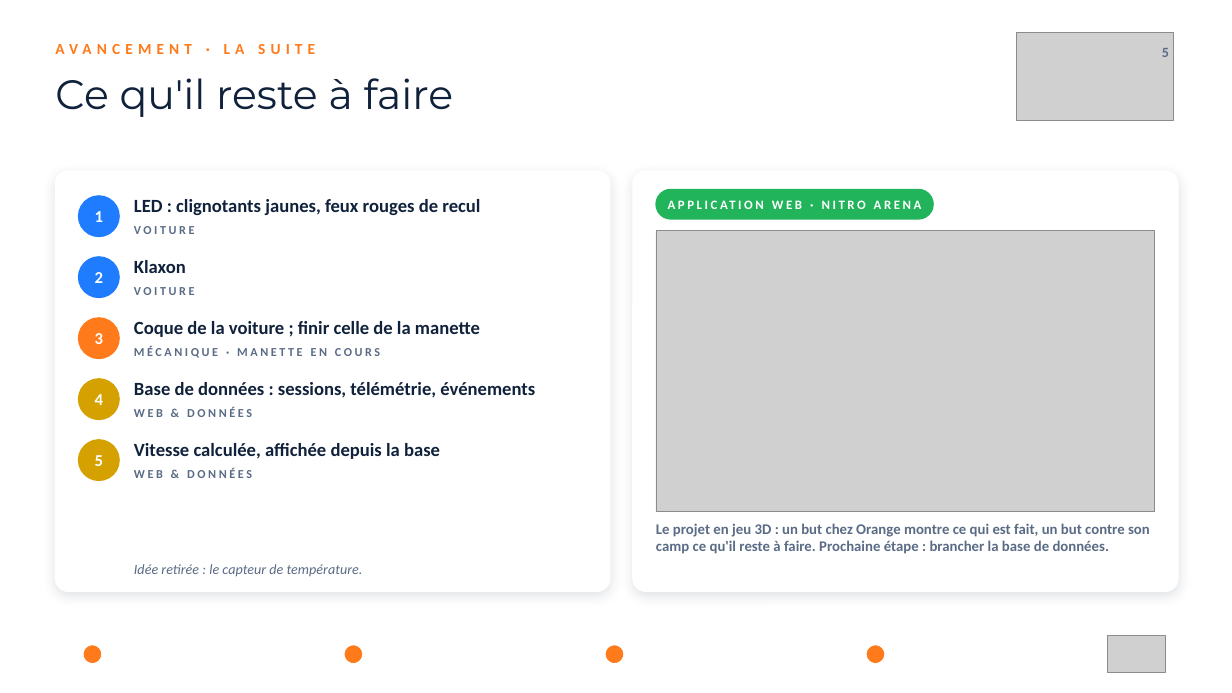
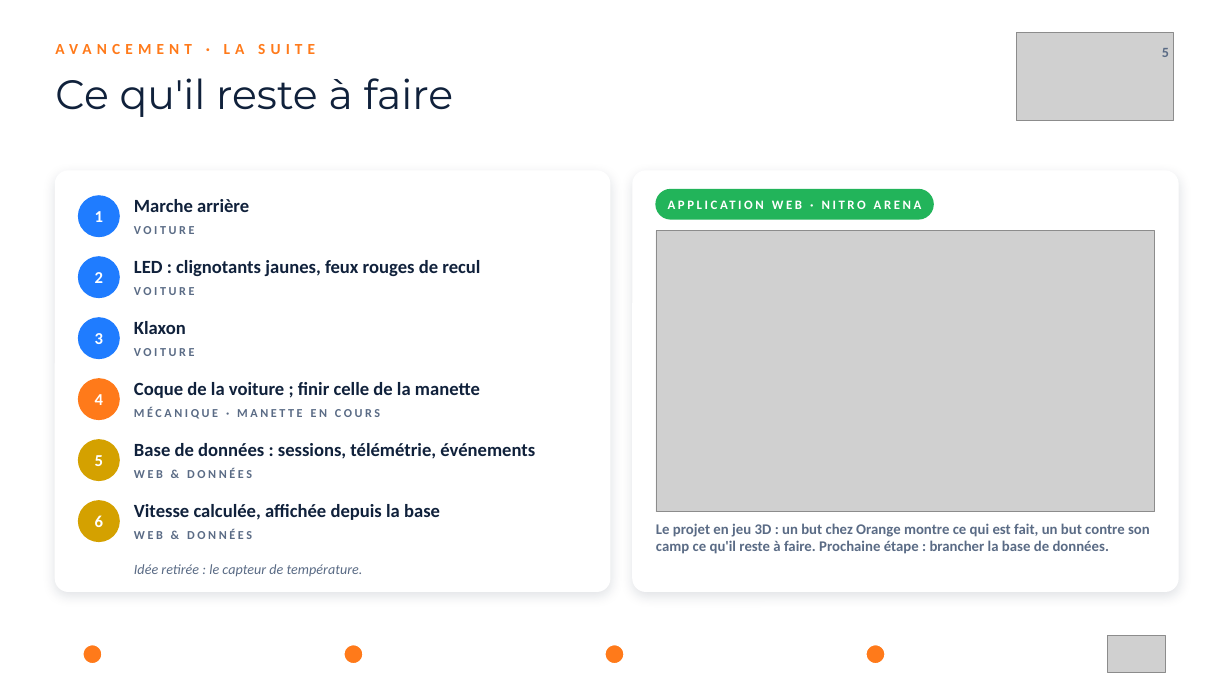
Before and after one commit to medouaishamdi/nitro, a slide deck: slide 5 of presentation/NITRO-presentation.pptx. Drawn at 1232x693 pixels with LibreOffice and Linux fonts; fonts in the diff are those of the drawing; grey boxes stand for pictures; background and template pictures are left out. Boxes give left, top, right and bottom in pixels: in the first picture for what was removed or moved away, otherwise in the second. Text is boxed around its words. In the diff, an @@ line names an element or a change of style, - is before the commit and + after.

Commit message:
Marche arrière remise à faire (11/20, 55 %)

```diff
--- a/presentation/NITRO-presentation.pptx
+++ b/presentation/NITRO-presentation.pptx
@@ text added at box(134, 199, 249, 212), 14.5 pt, text #10213B, bold @@
+Marche arrière
@@ ellipse added at box(79, 318, 119, 359), fill #1F7CFF, outline #1F7CFF 1 pt @@
@@ text added at box(134, 348, 195, 356), 9.5 pt, text #5A6B85, bold @@
+VOITURE
@@ 6 texts, 1 ellipse: place and size @@
-6 texts, 1 ellipse at box(79, 199, 535, 459)
+6 texts, 1 ellipse at box(79, 260, 535, 520)
@@ ellipse: place and size @@
-ellipse at box(79, 379, 119, 420)
+ellipse at box(79, 501, 119, 542)
@@ text added at box(95, 515, 103, 527), 13 pt, text #FFFFFF, bold @@
+6
@@ text "WEB & DONNÉES": place and size @@
-text "WEB & DONNÉES" at box(134, 407, 252, 417)
+text "WEB & DONNÉES" at box(134, 529, 252, 539)
```
Also in this commit, not shown: 1 other slide changed, 4 other files.
